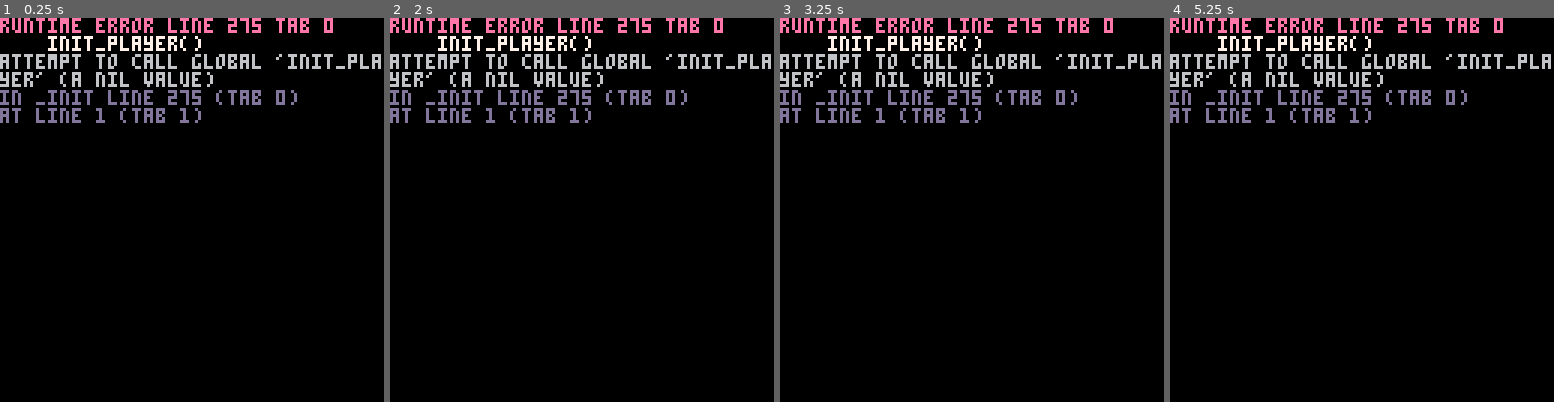
Above: before the commit, frames 1-4 (left to right).
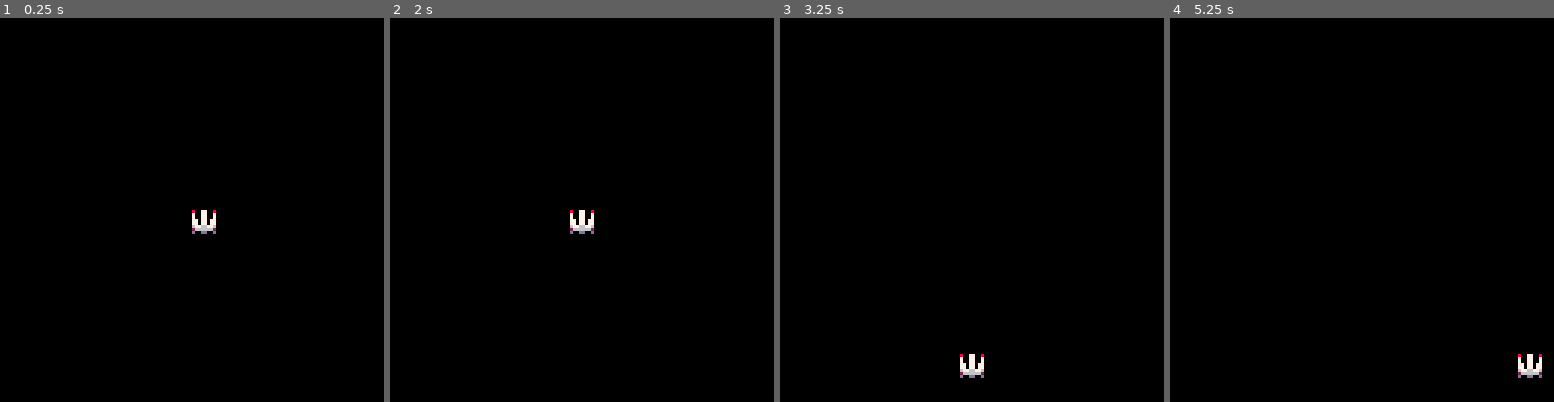
Above: after the commit, the same moments.

Repository: QuentinWidlocher/YogcastJam2020
Game: PICO-8 cartridge game.p8
Two runs of this game, one before a commit and one after it. Both use one fixed random seed, a clock stepped at 60 frames per second and the inputs below.
Inputs:
- Up to frame 1 (0.25 s): no input
- Up to frame 2 (2 s): tap O (Z key) at 0.33, 0.7, 1.43 s; tap X (X key) at 1.07 s; hold Left from 1.97 s (still down)
- Up to frame 3 (3.25 s): tap X (X key) every 0.33 s from 2.07 to 3.07 s; tap O (Z key) at 2.22, 3.1 s; release Left at 2.37 s; hold Down 2.42-2.82 s; hold Right from 2.87 s (still down)
- Up to frame 4 (5.25 s): tap X (X key) every 0.33 s from 3.4 to 5.07 s; release Right at 3.53 s; hold Up 3.58-4.08 s; tap O (Z key) at 3.98, 4.87 s; hold Right 4.13-4.53 s; hold Down 4.58-5.08 s; hold Left from 5.13 s (still down)

The runs differ from the first frame. In frame 1, 6.4% of the frame differs, in the area x 0-100%, y 0-57%; in frame 2, 6.4%; in frame 3, 6.4%; in frame 4, 6.4%.
Error before the commit: runtime error line 275 tab 0; init_player(); attempt to call global 'init_player' (a nil value)

Commit message:
Merge game.p8

Diff:
--- a/game.p8
+++ b/game.p8
@@ -7,16 +7,27 @@
 #include src/helpers.lua
 
 #include src/models/entity.model.lua
+#include src/models/game-object.model.lua
 #include src/models/camera.model.lua
 
 #include src/init/camera.init.lua
 #include src/init/main.init.lua
+#include src/init/player.init.lua
 
 #include src/update/camera.update.lua
 #include src/update/main.update.lua
+#include src/update/player.update.lua
 
 #include src/draw/debug.draw.lua
 #include src/draw/main.draw.lua
+#include src/draw/player.draw.lua
 
 __gfx__
-0
+00000000800770080000000000000000000000000000000000000000000000000000000000000000000000000000000000000000000000000000000000000000
+00000000700770070000000000000000000000000000000000000000000000000000000000000000000000000000000000000000000000000000000000000000
+00000000700770070000000000000000000000000000000000000000000000000000000000000000000000000000000000000000000000000000000000000000
+00000000770770770000000000000000000000000000000000000000000000000000000000000000000000000000000000000000000000000000000000000000
+00000000770770770000000000000000000000000000000000000000000000000000000000000000000000000000000000000000000000000000000000000000
+00000000677667760000000000000000000000000000000000000000000000000000000000000000000000000000000000000000000000000000000000000000
+00000000266666620000000000000000000000000000000000000000000000000000000000000000000000000000000000000000000000000000000000000000
+00000000d00dd00d0000000000000000000000000000000000000000000000000000000000000000000000000000000000000000000000000000000000000000
